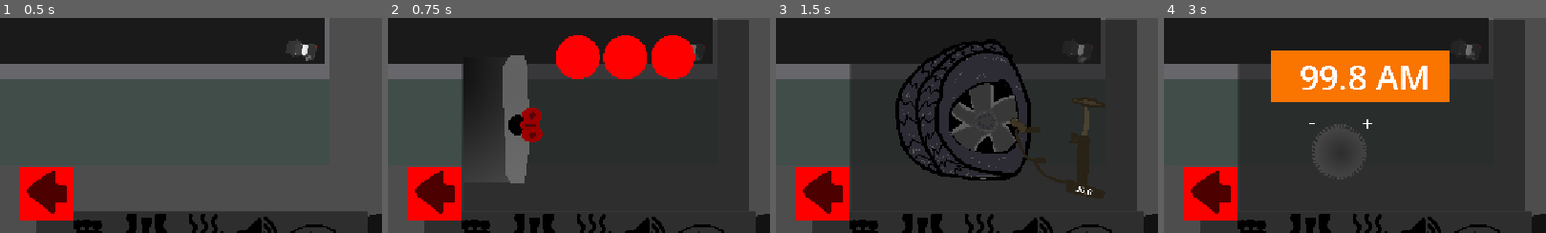
Above: before the commit, frames 1-4 (left to right).
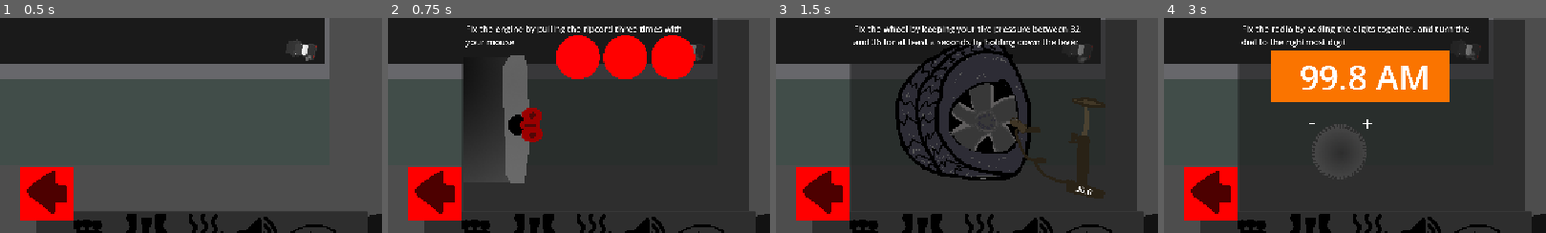
Above: after the commit, the same moments.

Repository: DBorgKiwami/game-jam-2
Game: Godot game, scene res://levels/testlevel.tscn
The game is run twice, just before and just after one commit, with the same random seed, the same clock (stepped at 60 frames per second) and the same inputs. The engine's default icon, where the game draws it, is replaced by a stand-in: a white triangle on a blue panel in a dark square.
Inputs (mouse positions are % of the whole screen's width and height, from its top left):
- Up to frame 1 (0.5 s): no input
- Up to frame 2 (0.75 s): click (22, 94) at 0.5 s
- Up to frame 3 (1.5 s): click (30, 94) at 1.25 s
- Up to frame 4 (3 s): click (37, 94) at 2 s; click (44, 94) at 2.75 s
The pictures show only the part of the screen within x 10-60%, y 43-93%; the shares and areas given below are measured in that part.

Frame 1 is identical in both runs. In frame 2, 0.9% of the frame differs, in the area x 20-77%, y 3-14%; in frame 3, 1.5%, in the area x 20-80%, y 3-14%; in frame 4, 1.2%.

Commit message:
Minigame onboarding via descr. & Windshield game difficulty adjusted

Diff:
--- a/globals/player_stats.gd
+++ b/globals/player_stats.gd
@@ -4,6 +4,14 @@
 var hasBeenToDriveThru = false
 var hasBeenToGroceryStore = false
 
+var minigame_completion := [
+	"Fix the engine by pulling the ripcord three times with your mouse",
+	"Fix the wheel by keeping your tire pressure between 32 and 36 for at least 2 seconds by holding down the lever",
+	"Fix the heater by maxxing out any dials which aren't to the max.",
+	"Fix the radio by adding the digits together, and turn the dial to the rightmost digit",
+	"Clear the foggy windshield by moving the wipers up and down with your mouse"
+]
+
 func _ready() -> void:
 	pass # Replace with function body.
 
--- a/levels/testlevel.tscn
+++ b/levels/testlevel.tscn
@@ -13,7 +13,6 @@
 [node name="Testlevel" type="Node2D" unique_id=1543706350]
 
 [node name="Storm" parent="." unique_id=1438828153 instance=ExtResource("1_t3dhk")]
-visible = false
 shrinkSpeed = 50.0
 
 [node name="Toolbar" parent="." unique_id=1357045452 instance=ExtResource("1_hb8io")]
--- a/minigames/windshield.gd
+++ b/minigames/windshield.gd
@@ -50,7 +50,7 @@
 func _on_fog_area_2d_entered(area: Area2D) -> void:
 	if visible and CarStats.clearing_windshield:
 		if fog_tween: fog_tween.kill()
-		var target = clamp(fog_reference.modulate.a - 0.05, 0., 1.)
+		var target = clamp(fog_reference.modulate.a - 0.25, 0., 1.)
 		fog_tween = create_tween()
 		fog_tween.tween_property(fog_reference, "modulate:a", target, 0.1)
 		print("clearing fog ", target)
--- a/player/player.gd
+++ b/player/player.gd
@@ -161,8 +161,8 @@
 	engineAudio.pitch_scale = remap(abs(forwardSpeed), 0, maxSpeed, 0.3, 1.0)
 
 func _on_timer_timeout() -> void:
-	print("timer out!")
-	#CarStats.break_something()
+	#print("timer out!")
+	CarStats.break_something()
 
 func _on_level_area_2d_body_exited(body: Node2D) -> void:
 	#print("car has left level area!")
--- a/ui/toolbar.gd
+++ b/ui/toolbar.gd
@@ -5,6 +5,7 @@
 var buttons
 var buttonsIndicators = []
 var timeElapsed = 0
+@onready var minigame_label: Label = $MinigameContainer/MinigameLabel
 
 func _on_break(index):
 	#print(index)
@@ -36,6 +37,9 @@
 	close_all_tabs()
 	var mg := $MinigameContainer.get_child(tool_index)
 	mg.visible = true
+	if PlayerStats.minigame_completion[tool_index] != "":
+		minigame_label.text = PlayerStats.minigame_completion[tool_index]
+		minigame_label.visible = true
 
 func _process(delta: float) -> void:
 	timeElapsed += delta
@@ -55,6 +59,7 @@
 	close_all_tabs()
 	buttons[index].modulate = Color(0, 0, 0)
 	buttonsIndicators[index] = false
+	PlayerStats.minigame_completion[index] = ""
 
 # return btn closes current/all minigame panel(s)
 func _on_return_pressed() -> void:
--- a/ui/toolbar.tscn
+++ b/ui/toolbar.tscn
@@ -154,4 +154,14 @@
 [node name="Windshield" parent="MinigameContainer" unique_id=498169465 instance=ExtResource("9_m6d4s")]
 visible = false
 
+[node name="MinigameLabel" type="Label" parent="MinigameContainer" unique_id=845747395]
+custom_minimum_size = Vector2(900, 200)
+custom_maximum_size = Vector2(900, 200)
+offset_left = -527.38745
+offset_top = -348.51248
+offset_right = 372.61255
+offset_bottom = -148.51248
+theme_override_font_sizes/font_size = 32
+autowrap_mode = 2
+
 [connection signal="pressed" from="ToolbarAndWheel/Toolbar/Return" to="." method="_on_return_pressed"]
